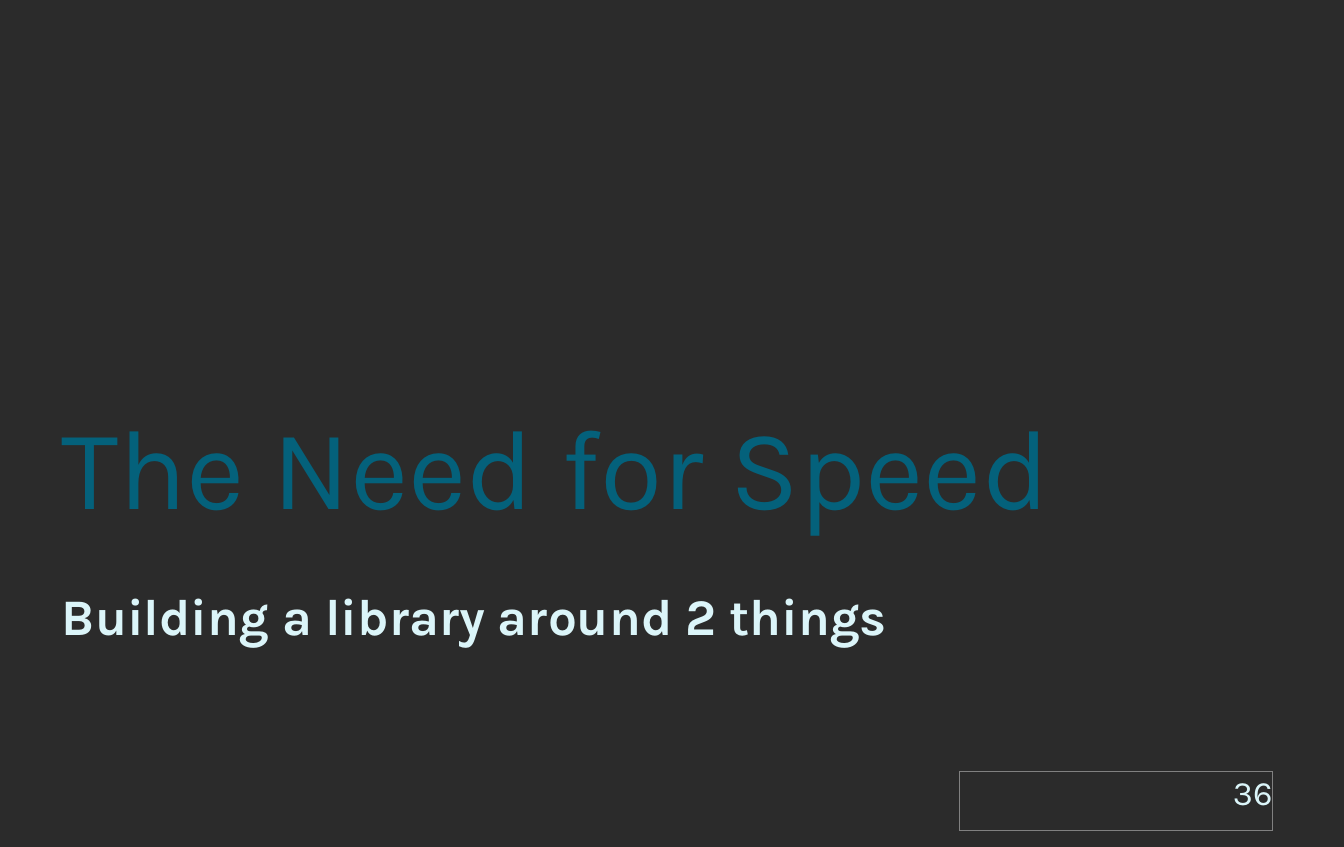
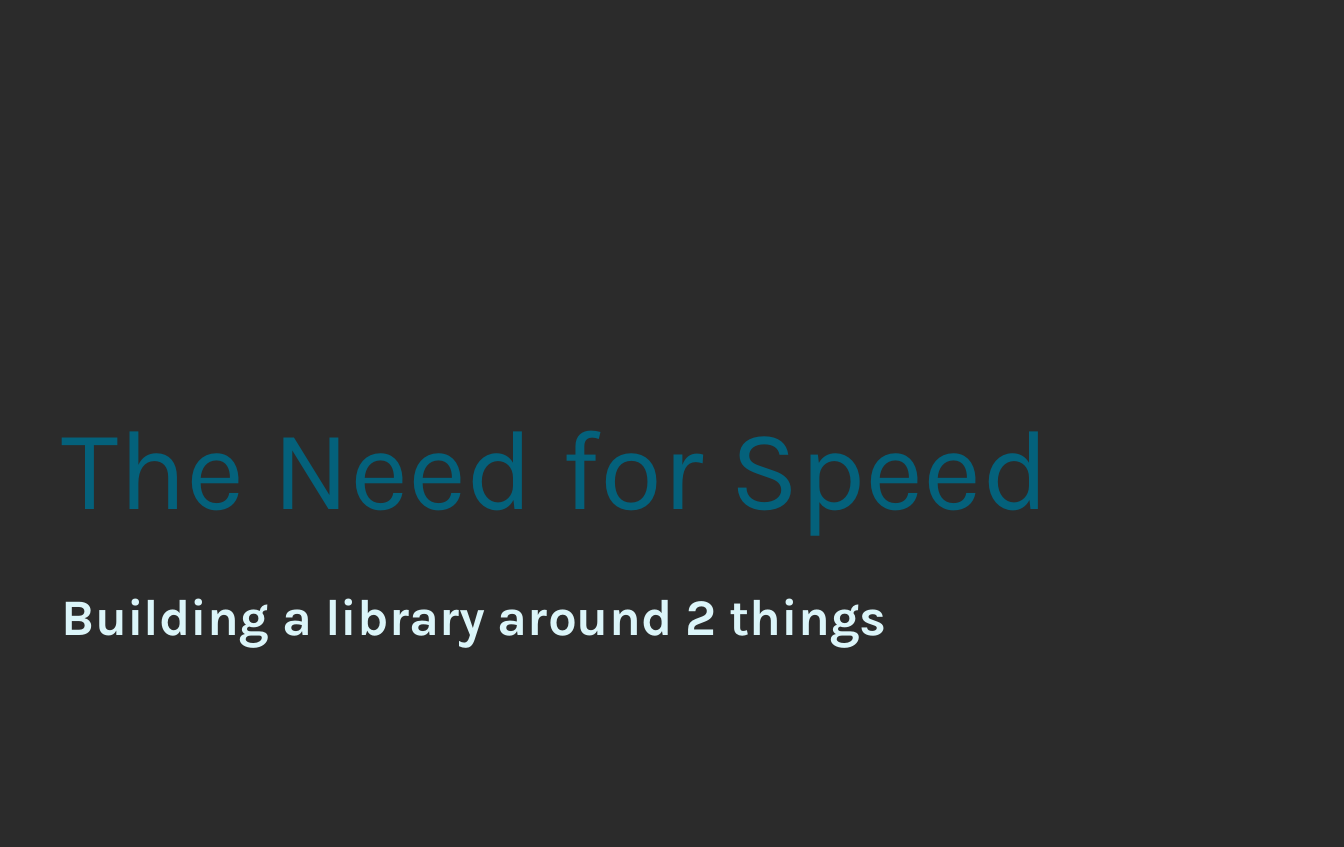
Before and after one commit to KayEss/cpp-designing4performance, a slide deck: slide 39 of slides/Designing APIs For Performance.odp (slide 36 before the commit). Drawn at 1344x847 pixels with LibreOffice and Linux fonts; fonts in the diff are those of the drawing; background and template pictures are left out; a plain dark background stands for a picture behind light text. Boxes give left, top, right and bottom in pixels: in the first picture for what was removed or moved away, otherwise in the second. Text is boxed around its words. In the diff, an @@ line names an element or a change of style, - is before the commit and + after.

```diff
--- a/slides/Designing APIs For Performance.odp
+++ b/slides/Designing APIs For Performance.odp
@@ page number removed at (960, 771, 1273, 830) @@
-36
```
Also in this commit, not shown: 3 other slides changed, 4 slides added.
